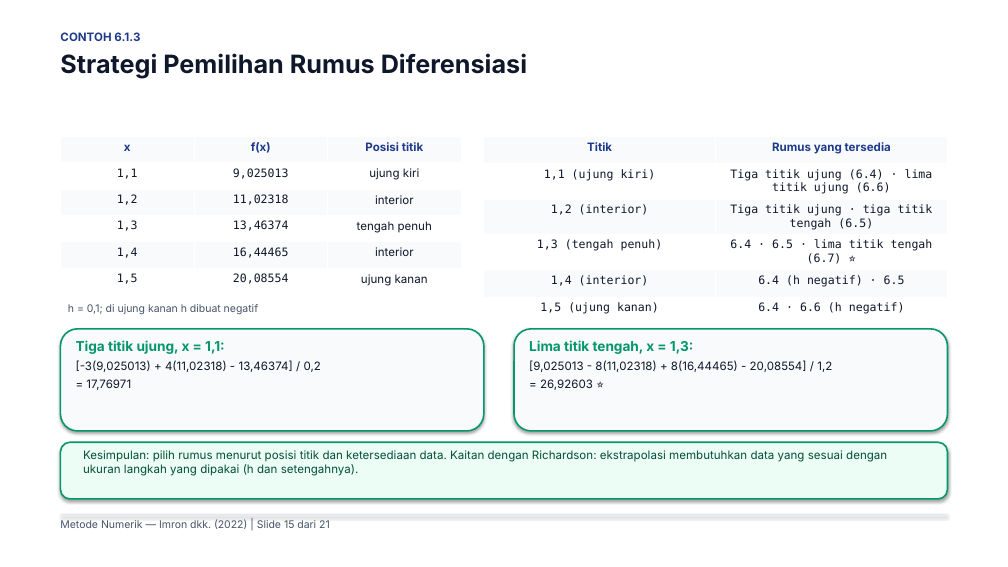
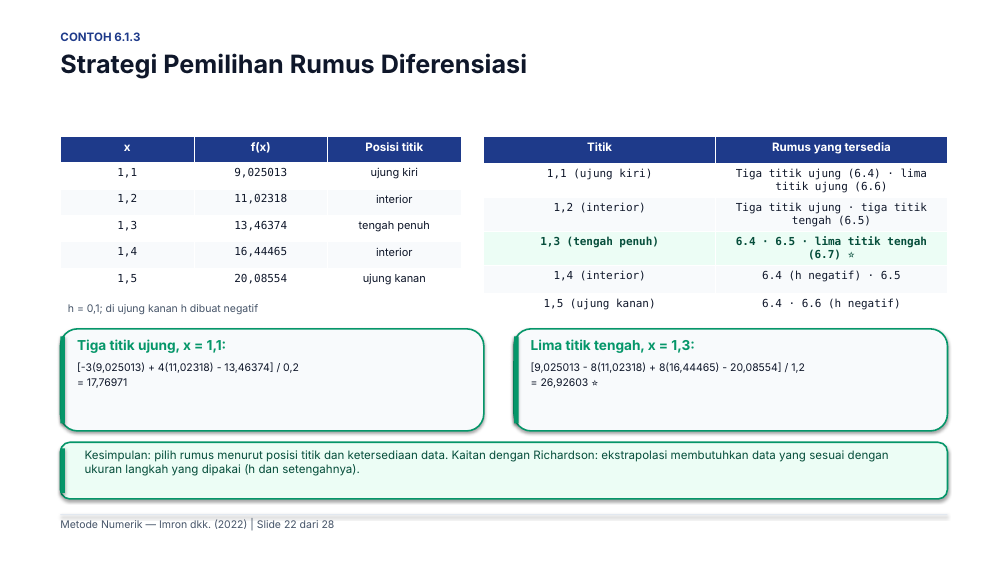
Before and after one commit to Moreyartea/Diferensiasi-Numerik, a slide deck: slide 22 of Diferensiasi_Numerik.pptx (slide 15 before the commit). Drawn at 1008x567 pixels with LibreOffice and Linux fonts; fonts in the diff are those of the drawing. Boxes give left, top, right and bottom in pixels: in the first picture for what was removed or moved away, otherwise in the second. Text is boxed around its words. In the diff, an @@ line names an element or a change of style, - is before the commit and + after.

```diff
--- a/Diferensiasi_Numerik.pptx
+++ b/Diferensiasi_Numerik.pptx
@@ table at (x1=60, y1=136, x2=462, y2=295) @@
@@ fill #F8FAFC to #1E3A8A in row 1 @@
@@ text colour #1E3A8A to #FFFFFF in "x", "f(x)", "Posisi titik" @@
@@ size 11 to 10.5 pt in "1,1", "9,025013", "ujung kiri", "1,2" and 11 more places @@
@@ table at (x1=484, y1=136, x2=948, y2=314) @@
@@ fill #F8FAFC to #1E3A8A in row 1 @@
@@ fill #FFFFFF to #ECFDF5 in row 4 @@
@@ text colour #1E3A8A to #FFFFFF in "Titik", "Rumus yang tersedia" @@
@@ size 11 to 10.5 pt @@
@@ text colour #0F172A to #064E3B, bold on in "1,3 (tengah penuh)", "6.4 · 6.5 · lima titik tengah ..." @@
@@ rectangle added at (x1=60, y1=337, x2=65, y2=423), fill #059669 @@
@@ text at (x1=76, y1=340, x2=225, y2=354): paragraph removed @@
-Tiga titik ujung, x = 1,1:
@@ text added at (x1=77, y1=339, x2=227, y2=353), 13 pt, text #059669, bold @@
+Tiga titik ujung, x = 1,1:
@@ rectangle added at (x1=514, y1=337, x2=519, y2=423), fill #059669 @@
@@ text at (x1=529, y1=340, x2=693, y2=354): paragraph removed @@
-Lima titik tengah, x = 1,3:
@@ text added at (x1=531, y1=339, x2=694, y2=353), 13 pt, text #059669, bold @@
+Lima titik tengah, x = 1,3:
@@ text "[-3(9,025013) + 4(11,02318) - 13,46374] ..." at (x1=77, y1=362, x2=299, y2=388): size 11 to 10 pt; less space between paragraphs @@
@@ text "[-3(9,025013) + 4(11,02318) - 13,46374] ..." moved from (x1=76, y1=340, x2=321, y2=390) to (x1=77, y1=362, x2=299, y2=388) @@
@@ text "[9,025013 - 8(11,02318) + 8(16,44465) ..." moved from (x1=529, y1=340, x2=832, y2=390) to (x1=531, y1=362, x2=805, y2=388) @@
@@ text "[9,025013 - 8(11,02318) + 8(16,44465) ..." at (x1=531, y1=362, x2=805, y2=388): size 11 to 10 pt; less space between paragraphs @@
@@ rectangle added at (x1=60, y1=448, x2=65, y2=493), fill #059669 @@
@@ text at (x1=60, y1=519, x2=335, y2=529): text changed @@
-Metode Numerik — Imron dkk. (2022) | Slide 15 dari 21
+Metode Numerik — Imron dkk. (2022) | Slide 22 dari 28
```
Also in this commit, not shown: 17 other slides changed, 10 slides added, 3 slides removed, 6 other files.
